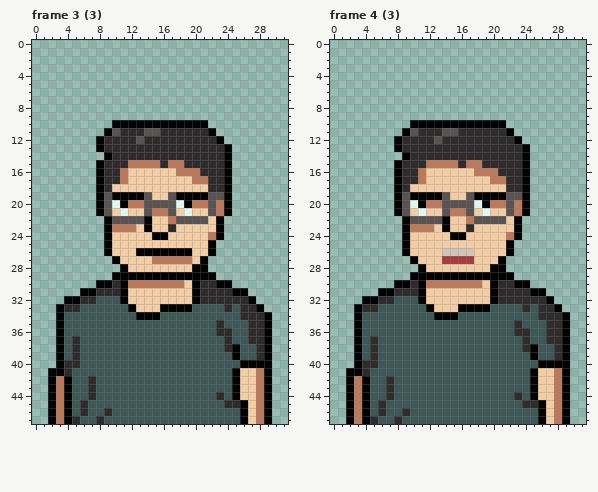
Two versions of one pixel-art file, res/ase/customers.aseprite. The picture above is the old version.
32x48 pixels, 20 frames. Shown: frame 3 (3), frame 4 (3). The commit also changed other frames, which this record leaves out.
The result:
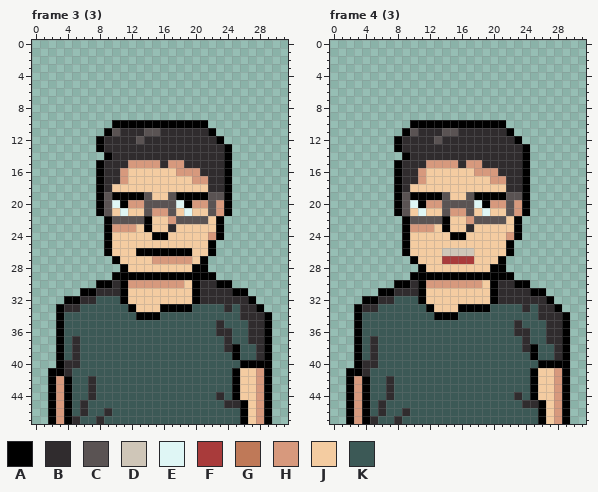
Palette (. is transparent): A #000000  B #302c2e  C #5a5353  D #cfc6b8  E #dff6f5  F #a93b3b  G #bf7958  H #d7997d  J #f4cca1  K #3c5956
Commit: Women characters
What changed:
Changed rows in their new state; - is an unchanged pixel.
Frame 3 (3), layer "Base layer":
first column x 10:
15 --HHHH-HH-----
16 -H------HHH---
17 -H--------HH--
20 --HH------HH-H
21 -----HH------H
22 -------H------
23 HHH-----------
24 ------------H-
27 -----HHHHH----
30 --HHHHHHH-----
first column x 3:
41 -------------------------H
42 H------------------------H
43 H------------------------H
44 H------------------------H
45 H------------------------H
46 H------------------------H
47 H------------------------H
Frame 4 (3), layer "Base layer":
first column x 10:
15 --HHHH-HH-----
16 -H------HHH---
17 -H--------HH--
20 --HH------HH-H
21 -----HH------H
22 -------H------
23 HHH-----------
24 ------------H-
first column x 12:
30 HHHHHHH
first column x 3:
41 -------------------------H
42 H------------------------H
43 H------------------------H
44 H------------------------H
45 H------------------------H
46 H------------------------H
47 H------------------------H
Changed places in both pictures, as pixel boxes (x1, y1, x2, y2):
changed: (112, 160, 224, 288)
changed: (256, 368, 264, 424)
changed: (56, 376, 64, 424)
changed: (410, 160, 522, 240)
changed: (426, 280, 482, 288)
changed: (554, 368, 562, 424)
changed: (354, 376, 362, 424)
